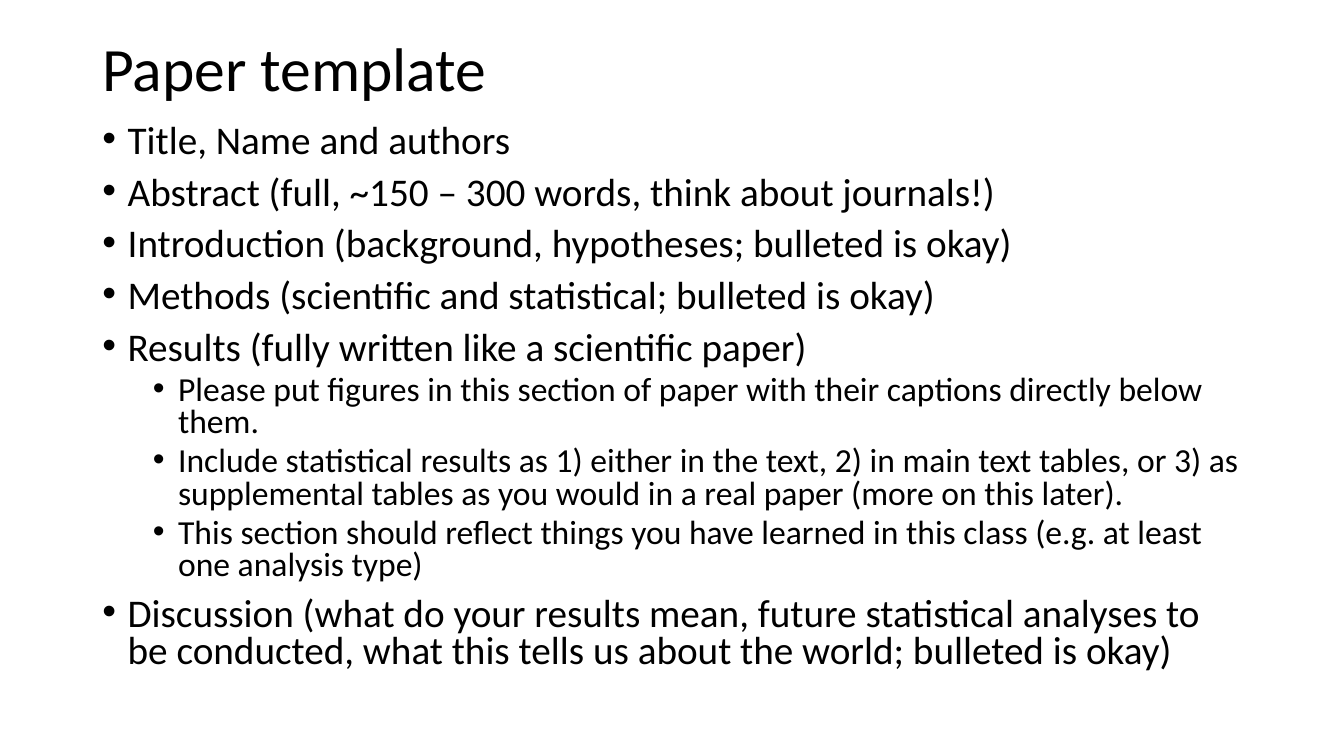
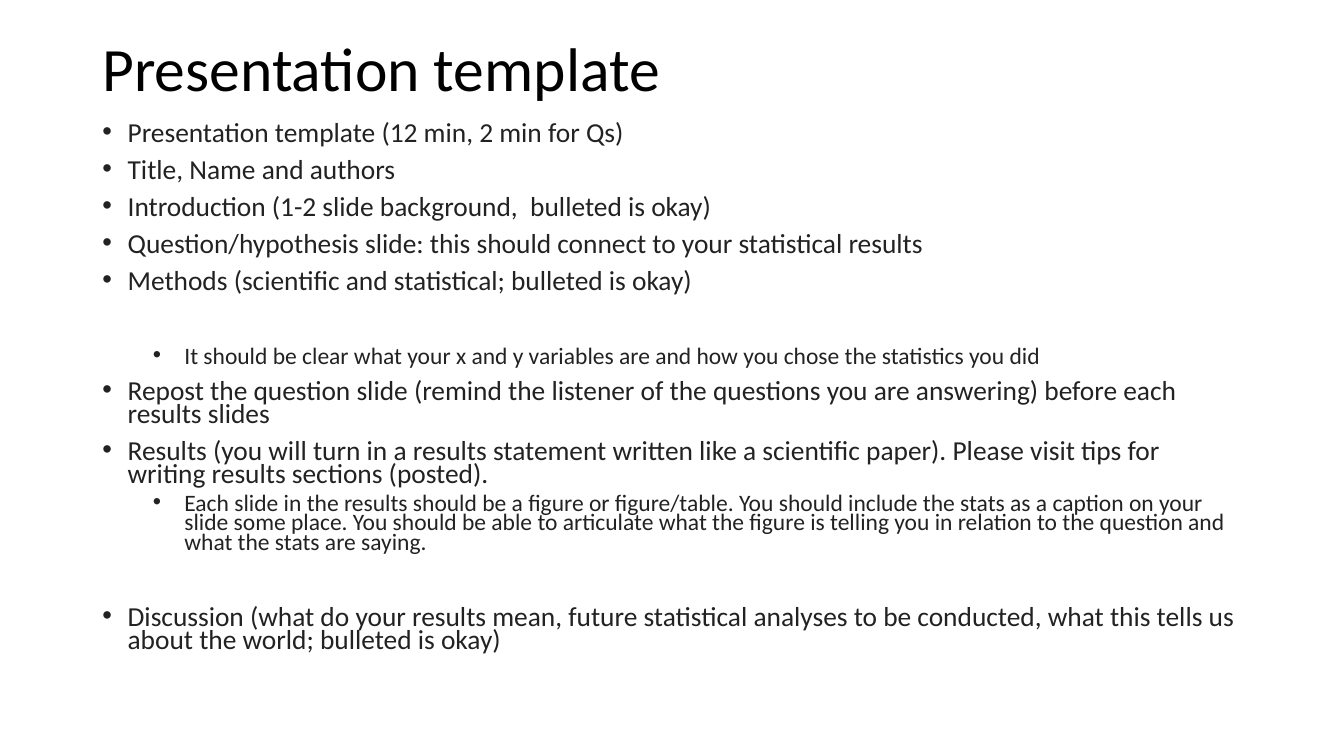
Before and after one commit to VTQuantMethodsEEB/klangwig, a slide deck: slide 4 of lectures/week_10_glms/le10_glms.pptx. Drawn at 1344x756 pixels with LibreOffice and Linux fonts; fonts in the diff are those of the drawing. Boxes give left, top, right and bottom in pixels: in the first picture for what was removed or moved away, otherwise in the second. Text is boxed around its words. In the diff, an @@ line names an element or a change of style, - is before the commit and + after.

```diff
--- a/lectures/week_10_glms/le10_glms.pptx
+++ b/lectures/week_10_glms/le10_glms.pptx
@@ title at [102,48,660,101]: text changed @@
-Paper template
+Presentation template
@@ text at [128,122,623,147]: paragraph added @@
+• Presentation template (12 min, 2 min for Qs)
@@ text at [128,160,1234,654]: size 28 to 19.6 pt, text colour #000000 to #222222 in "Title, Name and authors", "Methods (scientific and statistical; bulleted is okay)", "Discussion (what do your results mean, future ..."; line spacing 0.8 to 0.7 @@
@@ text at [128,196,923,258]: text changed; size 28 to 19.6 pt; text colour #000000 to #222222 @@
-• Abstract (full, ~150 – 300 words, think about journals!)
-• Introduction (background, hypotheses; bulleted is okay)
+• Introduction (1-2 slide background, bulleted is okay)
+• Question/hypothesis slide: this should connect to your statistical results
@@ text at [128,347,1224,554]: text changed; size 24 to 16.8 pt; text colour #000000 to #222222 @@
-• Results (fully written like a scientific paper)
-  • Please put figures in this section of paper with their captions directly below them.
-  • Include statistical results as 1) either in the text, 2) in main text tables, or 3) as supplemental tables as you would in a real paper (more on this later).
-  • This section should reflect things you have learned in this class (e.g. at least one analysis type)
+  • It should be clear what your x and y variables are and how you chose the statistics you did
+• Repost the question slide (remind the listener of the questions you are answering) before each results slides
+• Results (you will turn in a results statement written like a scientific paper). Please visit tips for writing results sections (posted).
+  • Each slide in the results should be a figure or figure/table. You should include the stats as a caption on your slide some place. You should be able to articulate what the figure is telling you in relation to the question and what the stats are saying.
```
Also in this commit, not shown: 5 other slides changed, 3 slides added, 2 other files.
